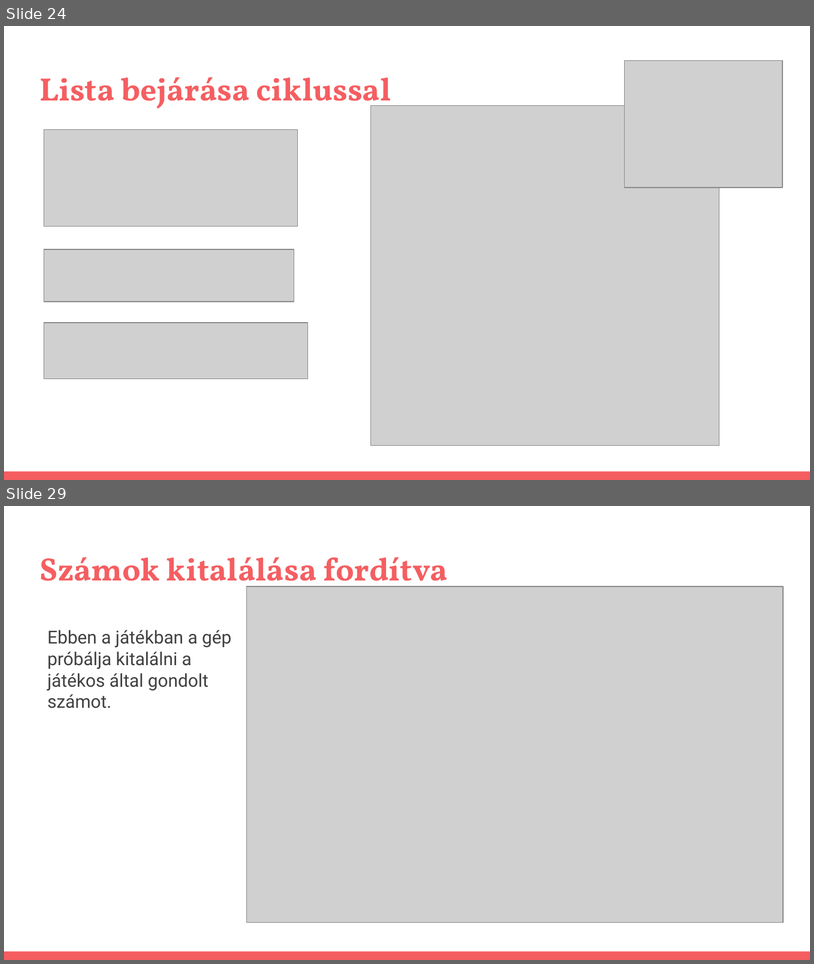
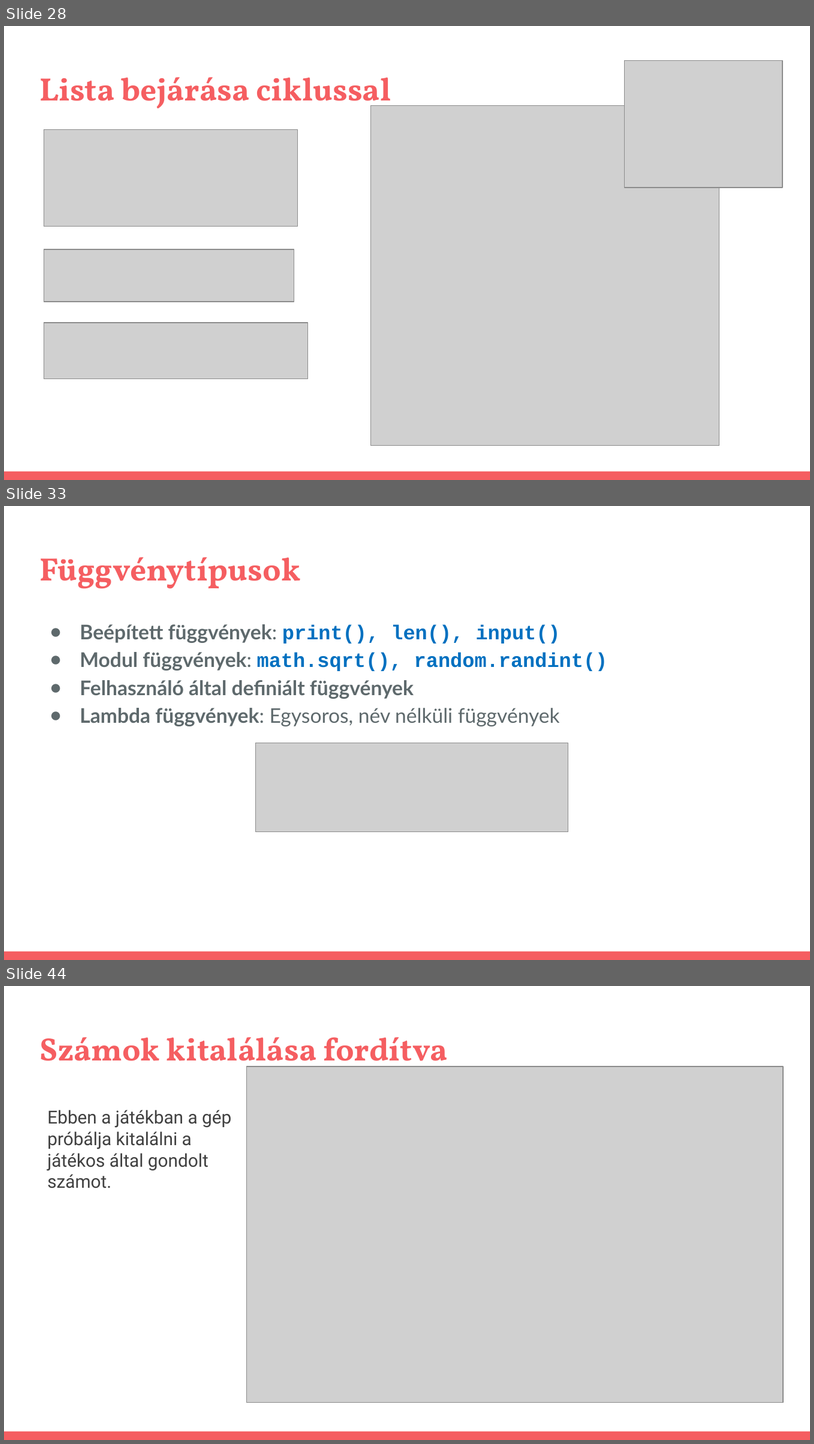
Before and after one commit to pisti72/infoka, a slide deck: prog/Bevezetés a Programozás Világába.pptx. Shown one above the other, each under a label of ours: slides 24 and 29 before the commit, slides 28, 33 and 44 after it; the slides between them are not shown. The pictures are 814x964 and 814x1444 pixels, drawn with LibreOffice and Linux fonts; fonts in the diff are those of the drawing; grey boxes stand for pictures. Boxes give left, top, right and bottom in pixels: in the first picture for what was removed or moved away, otherwise in the second. Text is boxed around its words. In the diff, an @@ line names an element or a change of style, - is before the commit and + after.

```diff
--- a/prog/Bevezetés a Programozás Világába.pptx
+++ b/prog/Bevezetés a Programozás Világába.pptx
@@ slide 33 added at (x1=4, y1=506, x2=810, y2=960), background #FFFFFF; not listed: 1 template element that a slide beside it also shows @@
@@ title added at (x1=39, y1=557, x2=300, y2=589), 28.8 pt, text #F55E61, bold @@
+Függvénytípusok
@@ text added at (x1=80, y1=624, x2=608, y2=726), 18 pt, text #5E696C, bold @@
+● Beépített függvények: print(), len(), input()
+● Modul függvények: math.sqrt(), random.randint()
+● Felhasználó által definiált függvények
+● Lambda függvények: Egysoros, név nélküli függvények
@@ picture added at (x1=255, y1=743, x2=569, y2=832) @@
@@ what was slide 24 is now slide 28 @@
@@ what was slide 29 is now slide 44 @@
```
Also in this commit, not shown: 6 slides changed, 18 other slides added, 2 other files.
